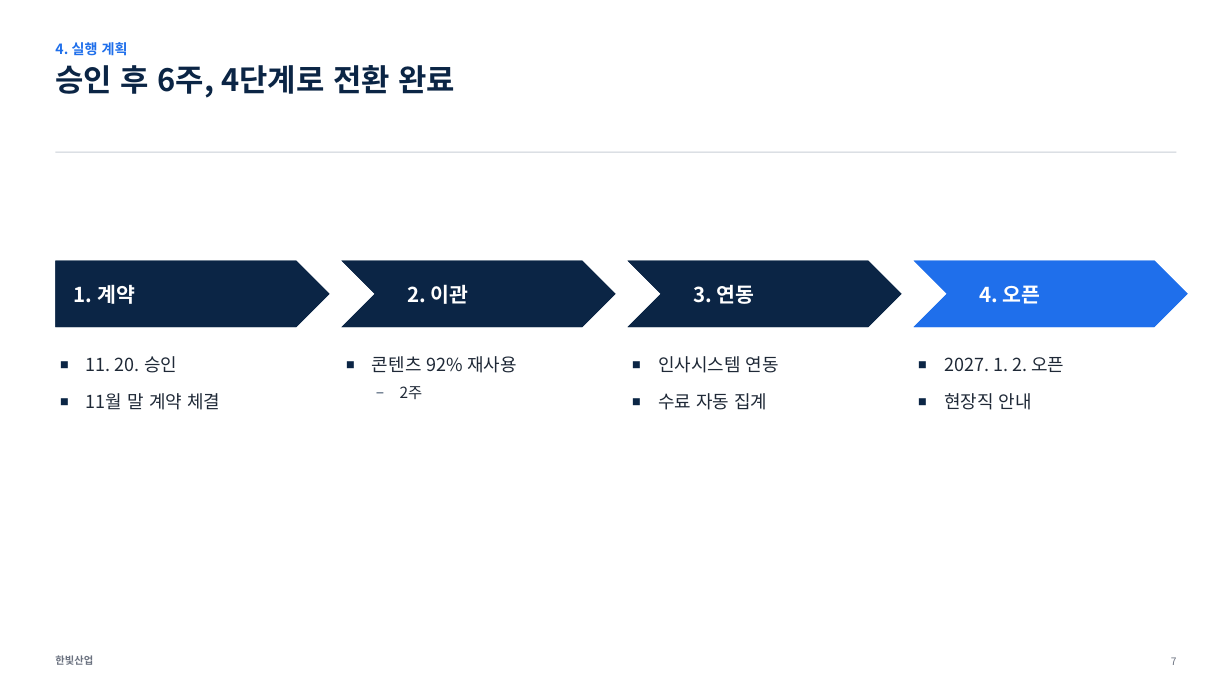
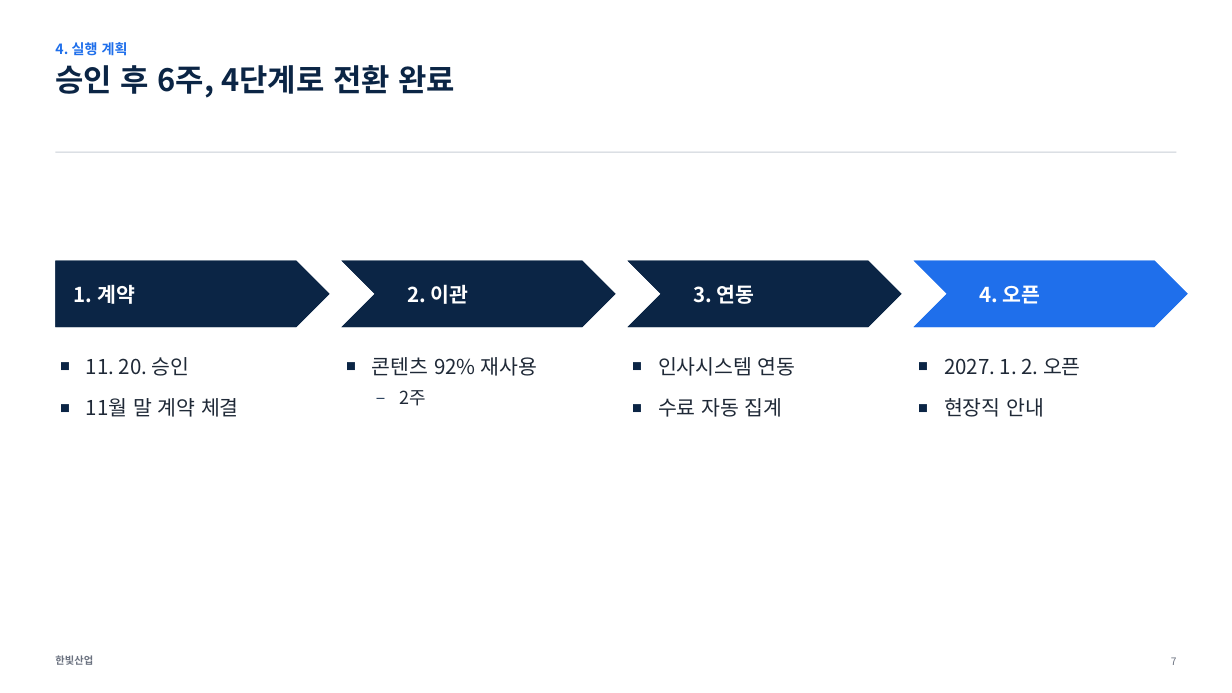
Before and after one commit to jch2100/document, a slide deck: slide 7 of examples/01-exec-report/result.pptx. Drawn at 1232x693 pixels with LibreOffice and Linux fonts; fonts in the diff are those of the drawing. Boxes give left, top, right and bottom in pixels: in the first picture for what was removed or moved away, otherwise in the second. Text is boxed around its words. In the diff, an @@ line names an element or a change of style, - is before the commit and + after.

```diff
--- a/examples/01-exec-report/result.pptx
+++ b/examples/01-exec-report/result.pptx
@@ text "콘텐츠 92% 재사용" at <box>372,357,537,406</box>: size 14 to 16 pt in "콘텐츠 92% 재사용"; size 12 to 14 pt in "2주" @@
@@ size 14 to 16 pt in 3 elements at <box>86,357,239,417</box>, <box>658,357,796,417</box>, <box>944,358,1081,417</box> @@
```
Also in this commit, not shown: 1 other slide changed, 32 other files.
